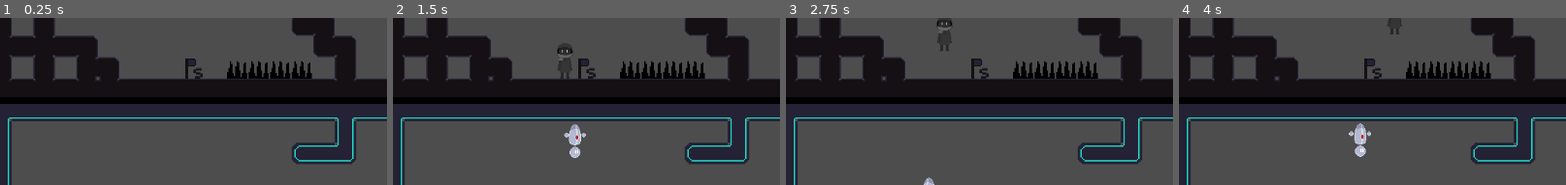
Above: before the commit, frames 1-4 (left to right).
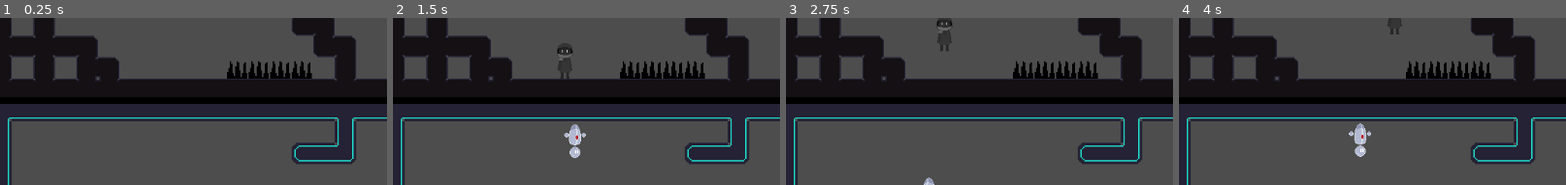
Above: after the commit, the same moments.

Repository: miniaturity/campfire-nyc
Game: Godot game, scene res://scenes/test_scene.tscn
Two runs of this game, one before a commit and one after it. Both use one fixed random seed, a clock stepped at 60 frames per second and the inputs below.
Inputs:
- Up to frame 1 (0.25 s): no input
- Up to frame 2 (1.5 s): hold E (switch_controls) 0.53-1.28 s; hold D (move_right) from 0.53 s (still down); tap Space (jump) at 0.77 s; tap E (switch_controls) at 1.35 s
- Up to frame 3 (2.75 s): tap Space (jump) at 1.52 s; release D (move_right) at 2.03 s; hold A (move_left) from 2.03 s (still down); hold E (switch_controls) from 2.03 s (still down)
- Up to frame 4 (4 s): release A (move_left) at 2.78 s; release E (switch_controls) at 2.78 s; hold D (move_right) from 2.78 s (still down); tap E (switch_controls) at 2.85 s; tap Space (jump) at 3.02, 3.77 s; hold E (switch_controls) from 3.53 s (still down)
The pictures show only the part of the screen within x 1-51%, y 24-74%; the shares and areas given below are measured in that part.

The runs differ from the first frame. In frame 1, 0.3% of the frame differs, in the area x 47-53%, y 24-37%; in frame 2, 0.3%; in frame 3, 0.3%; in frame 4, 0.3%.

Commit message:
Scene changed

Diff:
--- a/assets/robot_world/robot_tileset.tres
+++ b/assets/robot_world/robot_tileset.tres
@@ -110,4 +110,6 @@
 terrain_set_0/terrain_0/color = Color(0.5, 0.34375, 0.25, 1)
 custom_data_layer_0/name = "StartTile"
 custom_data_layer_0/type = 1
+custom_data_layer_1/name = "TileType"
+custom_data_layer_1/type = 2
 sources/0 = SubResource("TileSetAtlasSource_w1vhj")
--- a/scenes/test_scene.tscn
+++ b/scenes/test_scene.tscn
@@ -32,7 +32,7 @@
 
 [node name="StarviaTileMapLayer" type="TileMapLayer" parent="." unique_id=1745371319]
 scale = Vector2(2, 2)
-tile_map_data = PackedByteArray("AAAAAAoAAAABAAIAAAABAAoAAAA …(1120 unchanged characters)… DAAMAAAAPAAcAAAADAAAAAAAOAAcAAAABAAMAAAAJAAkAAgAAAAAAAQALAAkAAwAAAAAAAAAMAAkAAwAAAAAAAAANAAkAAwAAAAAAAAAOAAkAAwAAAAAAAAA=")
+tile_map_data = PackedByteArray("AAAAAAoAAAABAAIAAAABAAoAAAA …(1120 unchanged characters)… DAAMAAAAPAAcAAAADAAAAAAAOAAcAAAABAAMAAAALAAkAAwAAAAAAAAAMAAkAAwAAAAAAAAANAAkAAwAAAAAAAAAOAAkAAwAAAAAAAAA=")
 tile_set = ExtResource("4_7ddre")
 
 [node name="Line2D" type="Line2D" parent="." unique_id=1699423378]
--- a/src/GameManager.gd
+++ b/src/GameManager.gd
@@ -34,5 +34,6 @@
 # Restarts scene
 func kill():
 	print("Killed")
-	if (get_tree().current_scene):
-		get_tree().reload_current_scene.call_deferred()
+
+	var scene_path = get_tree().current_scene.scene_file_path
+	get_tree().call_deferred("change_scene_to_file", scene_path)
